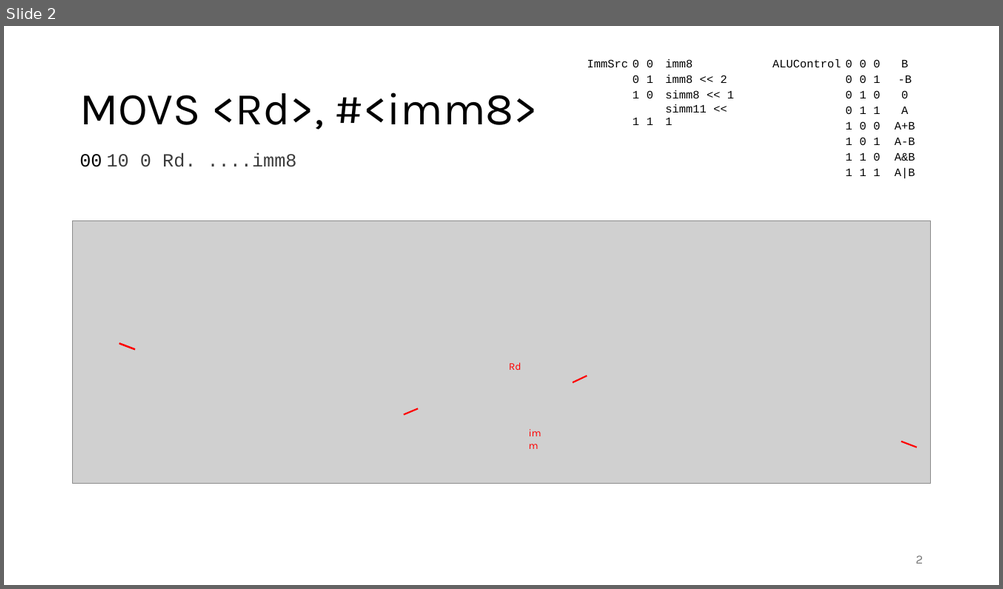
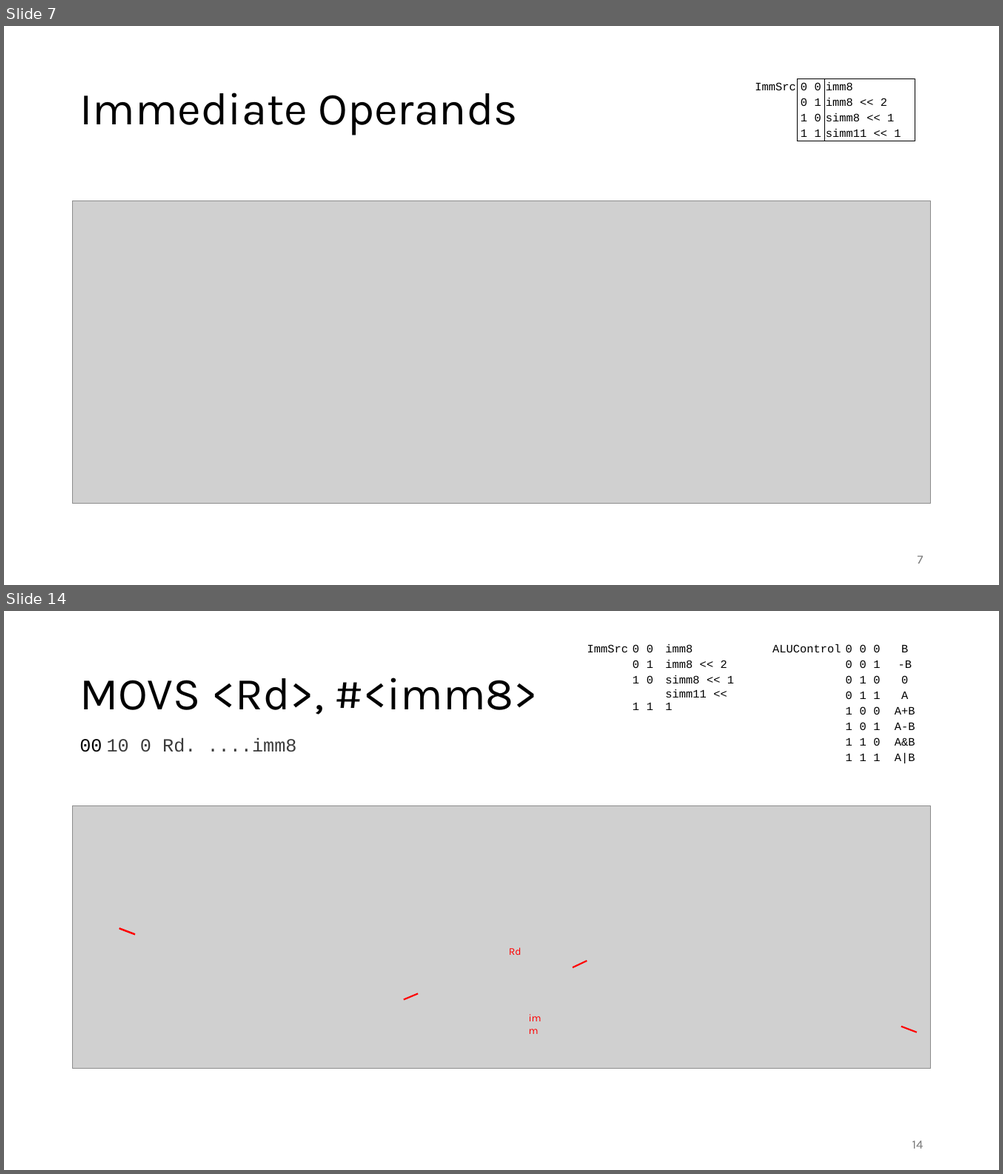
Before and after one commit to FrankBau/xetroc, a slide deck: xetroc.pptx. Shown one above the other, each under a label of ours: slide 2 before the commit, slides 7 and 14 after it; the slides between them are not shown. The pictures are 1003x589 and 1003x1174 pixels, drawn with LibreOffice and Linux fonts; fonts in the diff are those of the drawing; grey boxes stand for pictures. Boxes give left, top, right and bottom in pixels: in the first picture for what was removed or moved away, otherwise in the second. Text is boxed around its words. In the diff, an @@ line names an element or a change of style, - is before the commit and + after.

```diff
--- a/xetroc.pptx
+++ b/xetroc.pptx
@@ slide 7 added at (4,26,999,585), background #FFFFFF @@
@@ table added at (751,79,914,141), 4 rows, 6 columns @@
+ImmSrc | 0 | 0 | imm8 |  | 
+ | 0 | 1 | imm8 << 2 |  | 
+ | 1 | 0 | simm8 << 1 |  | 
+ | 1 | 1 | simm11 << 1 |  | 
@@ title added at (79,93,518,136), 44 pt, text #000000 @@
+Immediate Operands
@@ picture added at (73,201,930,503) @@
@@ page number added at (917,556,923,564), 12 pt, text #797979 @@
+7
@@ what was slide 2 is now slide 14 @@
@@ page number at (912,1141,923,1149): text changed @@
-2
+14
```
Also in this commit, not shown: 1 slide changed, 11 other slides added, 13 other files.
